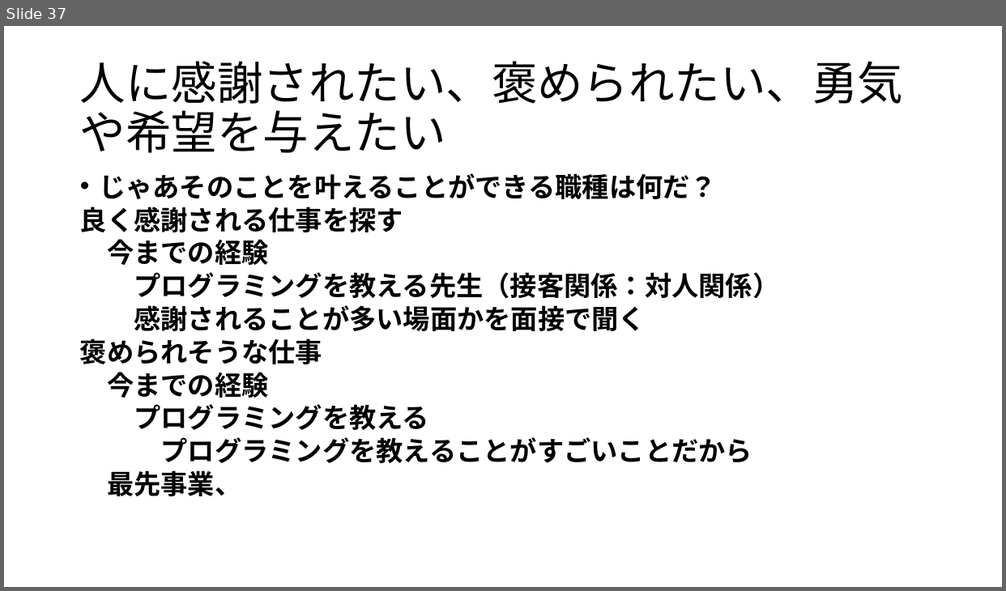
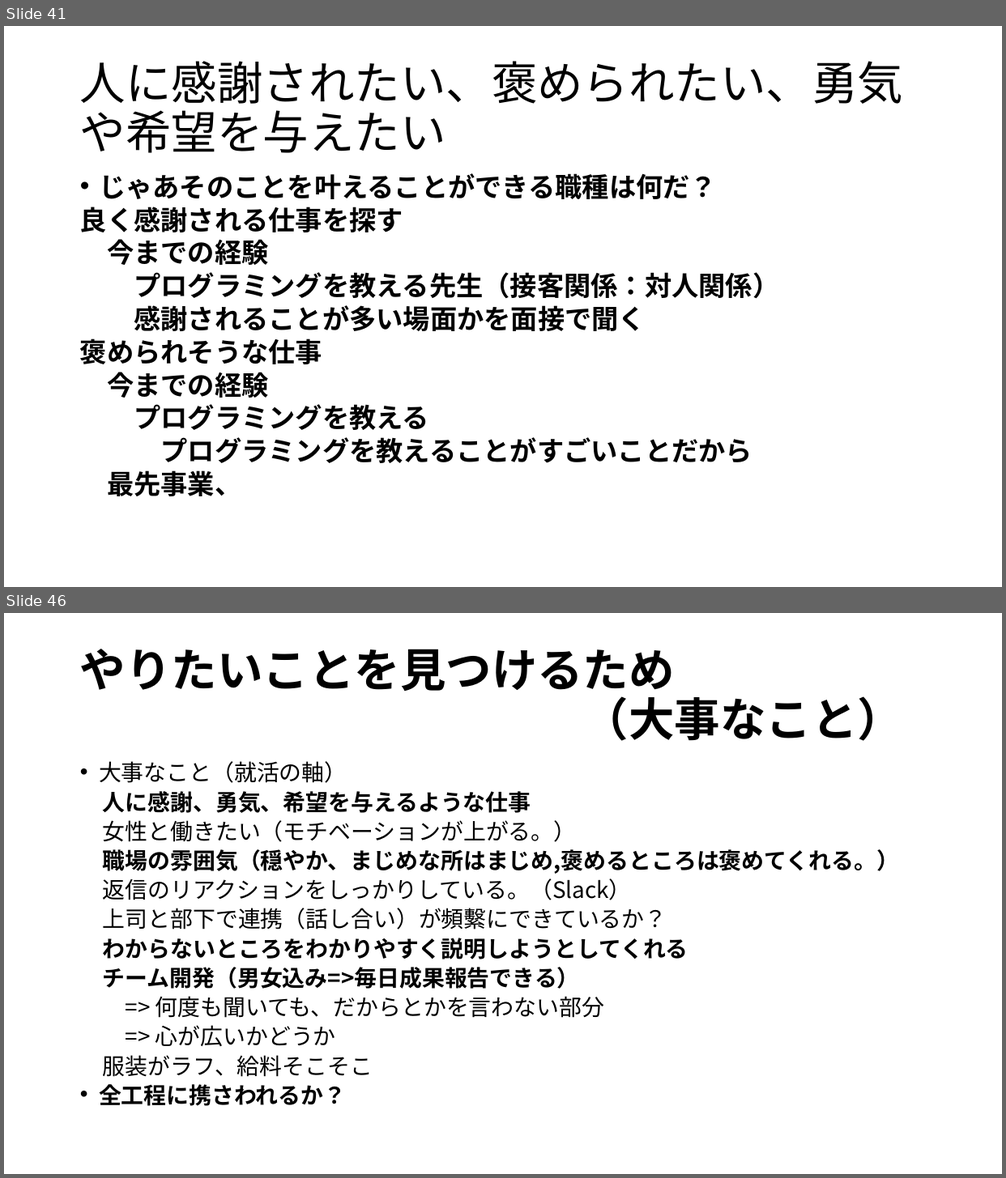
Before and after one commit to yamada4649/tibakoudai_2023, a slide deck: 就活関係/自己分析/就活（自己分析）.pptx. Shown one above the other, each under a label of ours: slide 37 before the commit, slides 41 and 46 after it; the slides between them are not shown. The pictures are 1006x591 and 1006x1178 pixels, drawn with LibreOffice and Linux fonts; fonts in the diff are those of the drawing. Boxes give left, top, right and bottom in pixels: in the first picture for what was removed or moved away, otherwise in the second. Text is boxed around its words. In the diff, an @@ line names an element or a change of style, - is before the commit and + after.

```diff
--- a/就活関係/自己分析/就活（自己分析）.pptx
+++ b/就活関係/自己分析/就活（自己分析）.pptx
@@ slide 46 added at box(4, 613, 1002, 1174), background #FFFFFF @@
@@ title added at box(80, 649, 903, 741), 44 pt, text #000000, bold @@
+やりたいことを見つけるため
+（大事なこと）
@@ text added at box(99, 761, 899, 1106), 21.7 pt, text #000000 @@
+• 大事なこと（就活の軸）
+人に感謝、勇気、希望を与えるような仕事
+女性と働きたい（モチベーションが上がる。）
+職場の雰囲気（穏やか、まじめな所はまじめ,褒めるところは褒めてくれる。）
+返信のリアクションをしっかりしている。（Slack）
+上司と部下で連携（話し合い）が頻繫にできているか？
+わからないところをわかりやすく説明しようとしてくれる
+チーム開発（男女込み=>毎日成果報告できる）
+=> 何度も聞いても、だからとかを言わない部分
+=> 心が広いかどうか
+服装がラフ、給料そこそこ
+• 全工程に携さわれるか？
@@ what was slide 37 is now slide 41 @@
```
Also in this commit, not shown: 2 slides changed, 13 other slides added, 39 other files.
